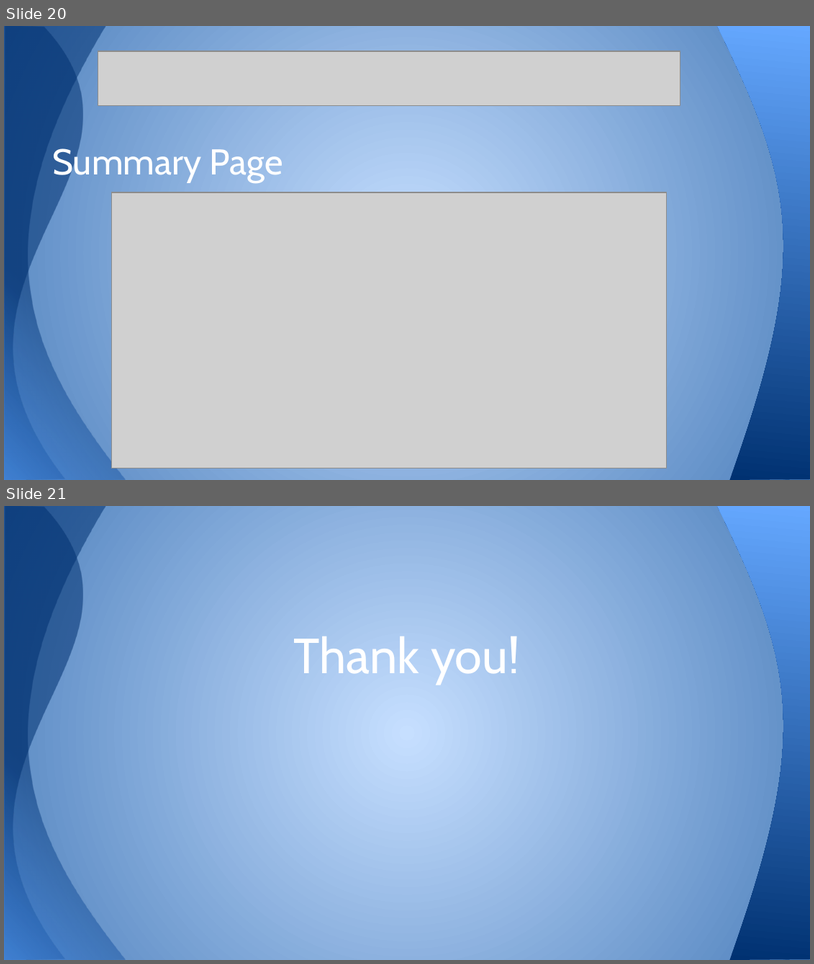
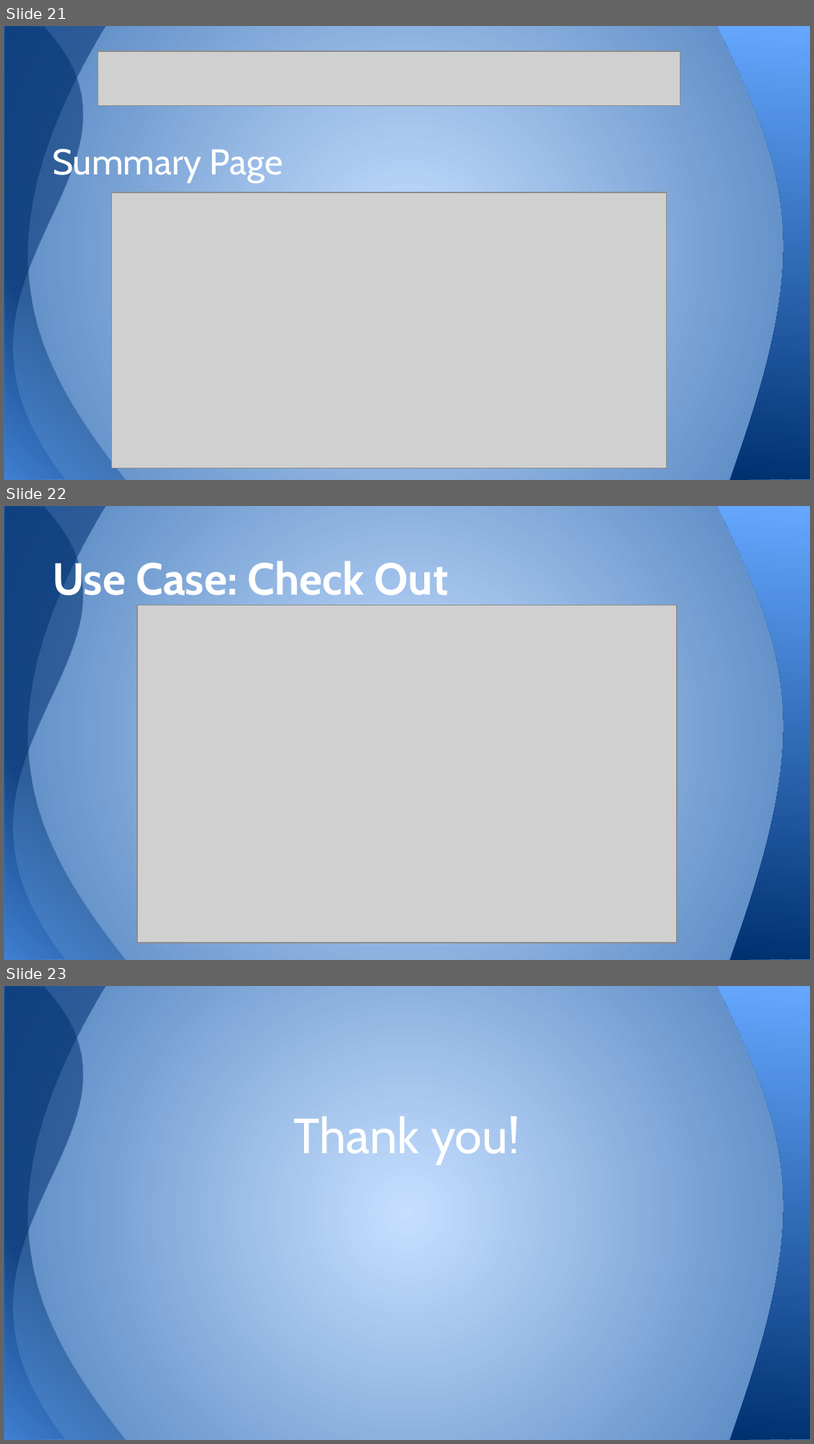
Before and after one commit to ruicsc/CSC640-Project, a slide deck: Project Part I.pptx. Shown one above the other, each under a label of ours: slides 20 and 21 before the commit, slides 21, 22 and 23 after it. The pictures are 814x964 and 814x1444 pixels, drawn with LibreOffice and Linux fonts; fonts in the diff are those of the drawing; grey boxes stand for pictures. Boxes give left, top, right and bottom in pixels: in the first picture for what was removed or moved away, otherwise in the second. Text is boxed around its words. In the diff, an @@ line names an element or a change of style, - is before the commit and + after.

```diff
--- a/Project Part I.pptx
+++ b/Project Part I.pptx
@@ slide 22 added at (4, 506, 810, 960), background gradient #C6DFFF to #4F81BD; not listed: 3 template elements that a slide beside it also shows @@
@@ title added at (52, 556, 449, 605), 40 pt, text #FFFFFF, bold @@
+Use Case: Check Out
@@ picture added at (137, 605, 677, 942) @@
@@ what was slide 20 is now slide 21 @@
@@ what was slide 21 is now slide 23 @@
```
Also in this commit, not shown: 1 slide changed, 1 other slide added.
